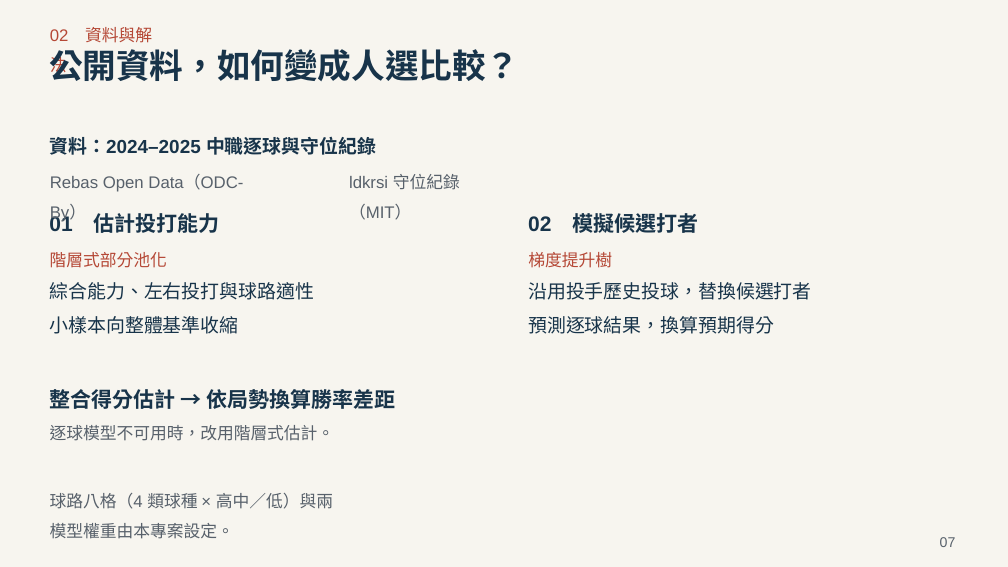
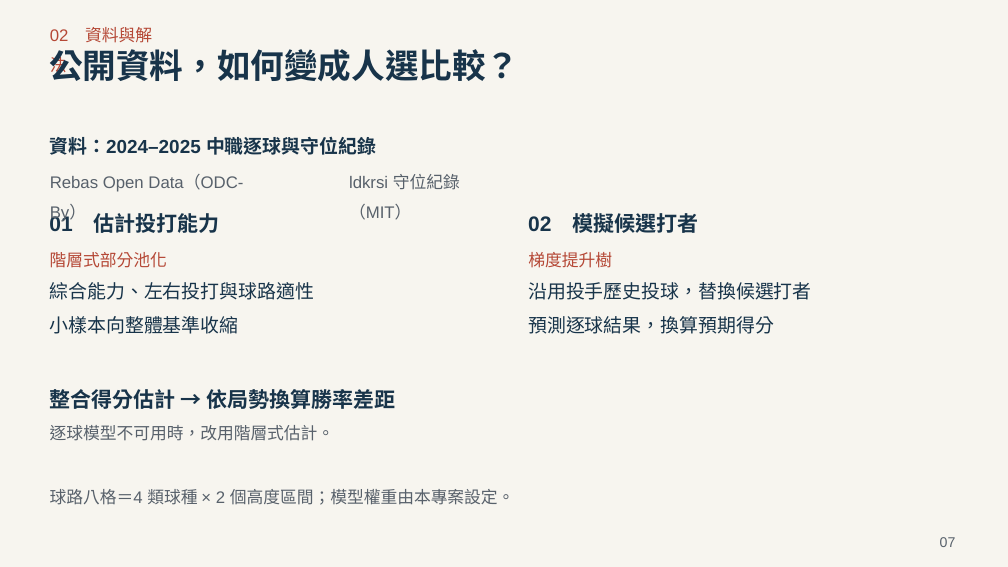
Before and after one commit to Da-Xiong-Chen/baseball_project, a slide deck: slide 7 of presentations/competition-2026/baseball-decision-22-slides.pptx. Drawn at 1008x567 pixels with LibreOffice and Linux fonts; fonts in the diff are those of the drawing. Boxes give left, top, right and bottom in pixels: in the first picture for what was removed or moved away, otherwise in the second. Text is boxed around its words. In the diff, an @@ line names an element or a change of style, - is before the commit and + after.

```diff
--- a/presentations/competition-2026/baseball-decision-22-slides.pptx
+++ b/presentations/competition-2026/baseball-decision-22-slides.pptx
@@ text at (50, 489, 515, 505): text changed @@
-球路八格（4 類球種 × 高中／低）與兩模型權重由本專案設定。
+球路八格＝4 類球種 × 2 個高度區間；模型權重由本專案設定。
```
Also in this commit, not shown: 11 other slides changed, 2 other files.
